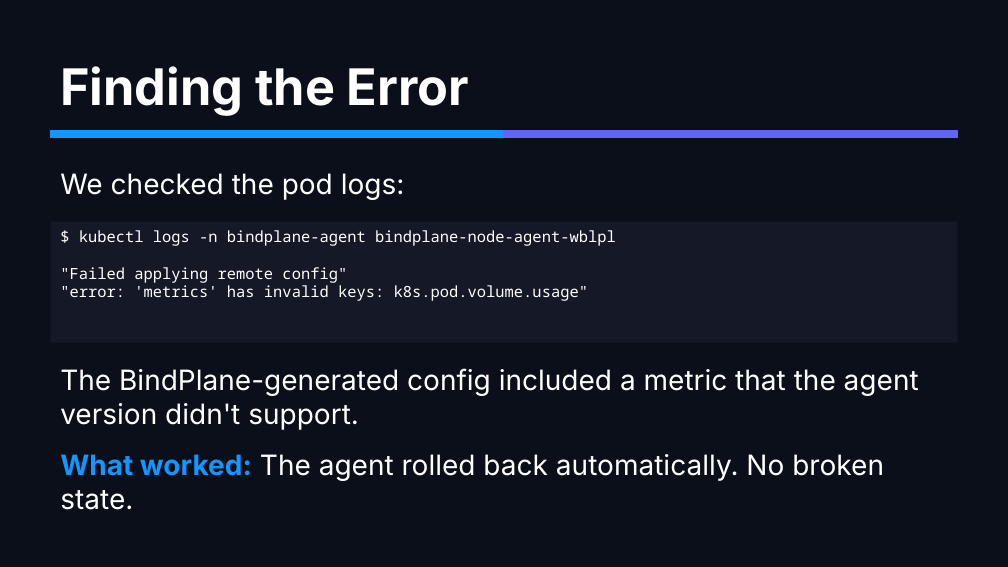
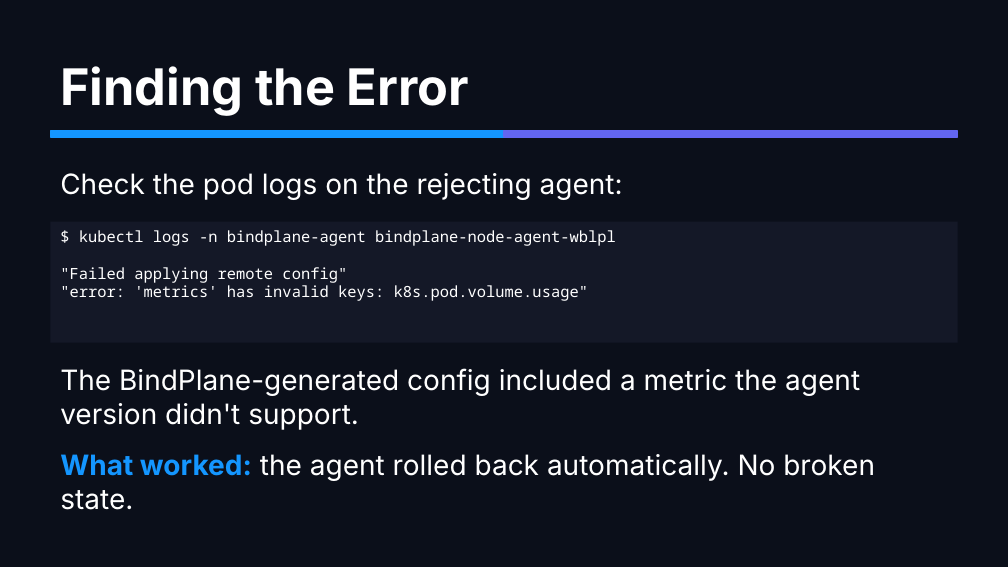
Before and after one commit to mreider/astroshop-bindplane-labs, a slide deck: slide 44 of docs/bindplane-primer/bindplane-primer.pptx (slide 53 before the commit). Drawn at 1008x567 pixels with LibreOffice and Linux fonts; fonts in the diff are those of the drawing. Boxes give left, top, right and bottom in pixels: in the first picture for what was removed or moved away, otherwise in the second. Text is boxed around its words. In the diff, an @@ line names an element or a change of style, - is before the commit and + after.

Commit message:
Tighten slides.md: move debugging next to rollouts, close with Dynatrace check
- Relocate the rollout-failure debug beat into Module 5 where rollback is the
  live concept, instead of bolting it on after Module 6
- Drop the duplicate agents.png screenshot; keep the configuration view that
  shows the YAML visualized
- Move the 'bindplane secret get' step from Lab 1 into Lab 4 so it sits next
  to the kubectl secret that consumes it
- Expand the source-types table to all five (matches repo and primer HTML)
- Tighten the init-container aside on the Gateway Agent slide
- Add a Lab 6 'Confirm in Dynatrace' slide so the deck actually reaches the
  stated end-to-end goal

```diff
--- a/docs/bindplane-primer/bindplane-primer.pptx
+++ b/docs/bindplane-primer/bindplane-primer.pptx
@@ text at [60,173,623,200]: text changed @@
-We checked the pod logs:
+Check the pod logs on the rejecting agent:
@@ text at [60,368,860,430]: text changed @@
-The BindPlane-generated config included a metric that the agent version didn't support.
+The BindPlane-generated config included a metric the agent version didn't support.
@@ text at [60,454,875,510]: text changed @@
-What worked: The agent rolled back automatically. No broken state.
+What worked: the agent rolled back automatically. No broken state.
```
Also in this commit, not shown: 5 other slides changed, 1 slide added, 2 slides removed, 1 other file.
